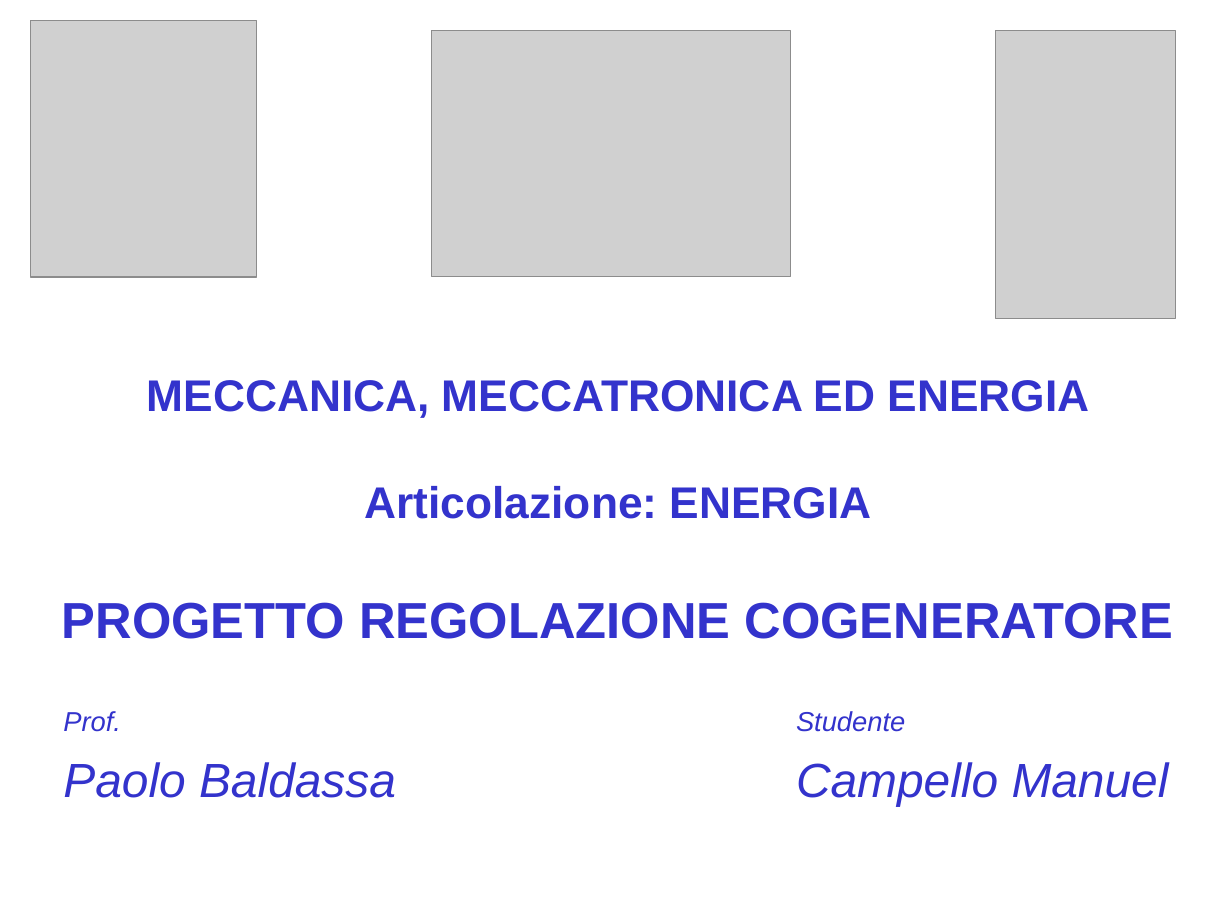
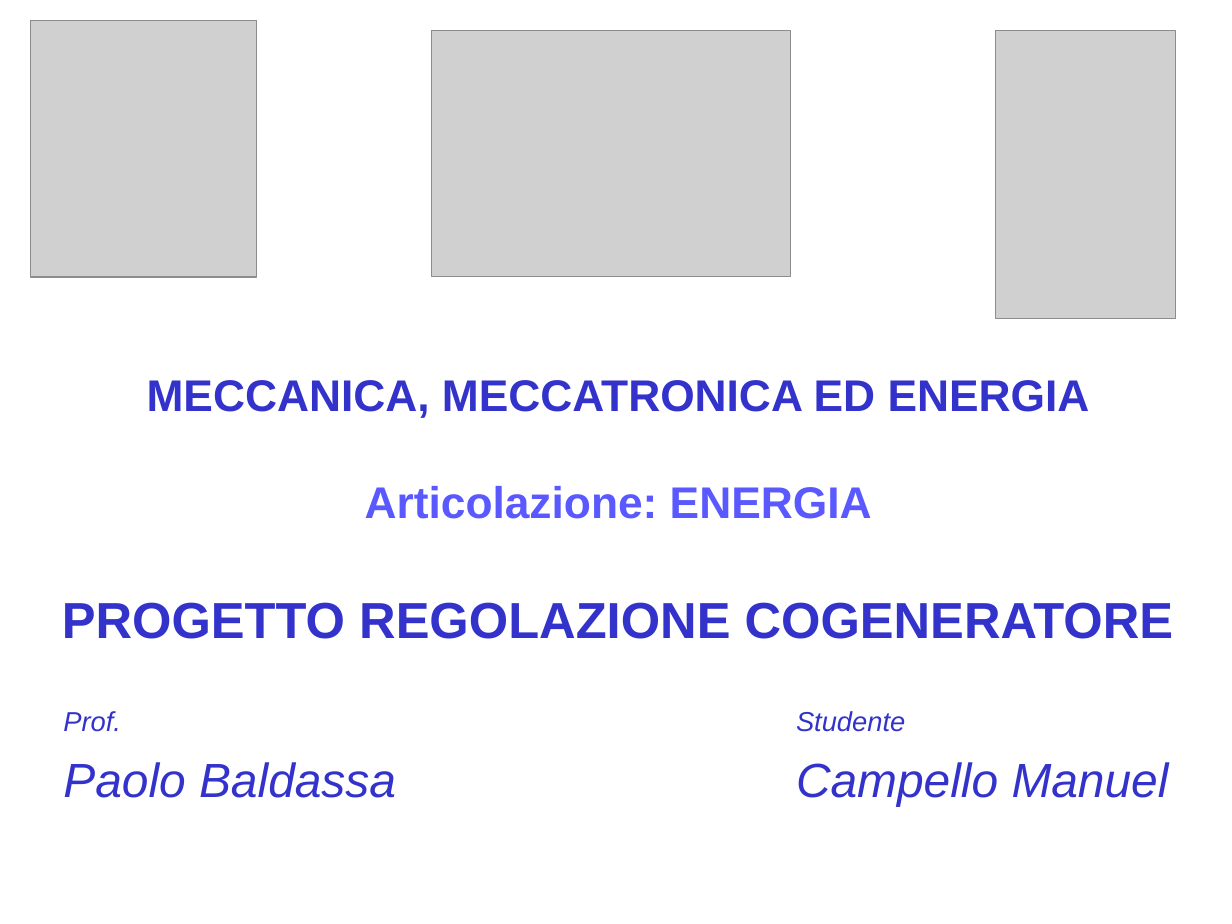
Before and after one commit to CampelloManuel/progetto-esame, a slide deck: slide 1 of tesina/Campello.ppt. Drawn at 1232x924 pixels with LibreOffice and Linux fonts; fonts in the diff are those of the drawing; grey boxes stand for pictures; background and template pictures are left out. Boxes give left, top, right and bottom in pixels: in the first picture for what was removed or moved away, otherwise in the second. Text is boxed around its words. In the diff, an @@ line names an element or a change of style, - is before the commit and + after.

```diff
--- a/tesina/Campello.ppt
+++ b/tesina/Campello.ppt
@@ text "MECCANICA, MECCATRONICA ED ENERGIA Articolazione: ..." at (62,380,1174,639): text colour #3333CC to #5959FF in "Articolazione: ENERGIA" @@
```
Also in this commit, not shown: 2 other files.
